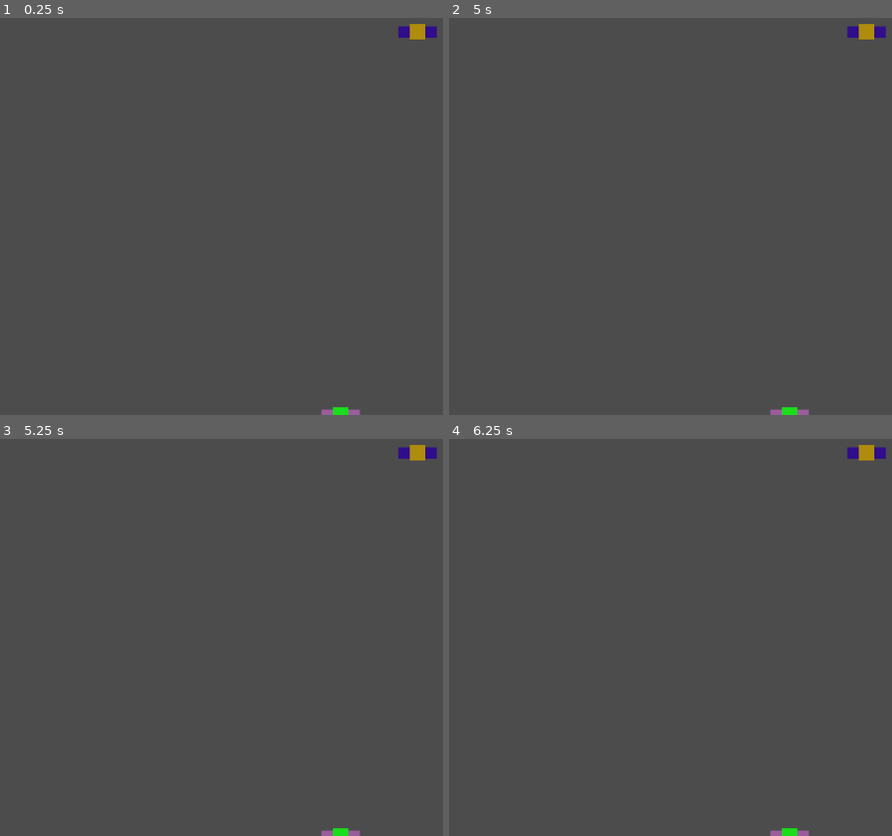
Above: before the commit, frames 1-4 (two rows, left to right).
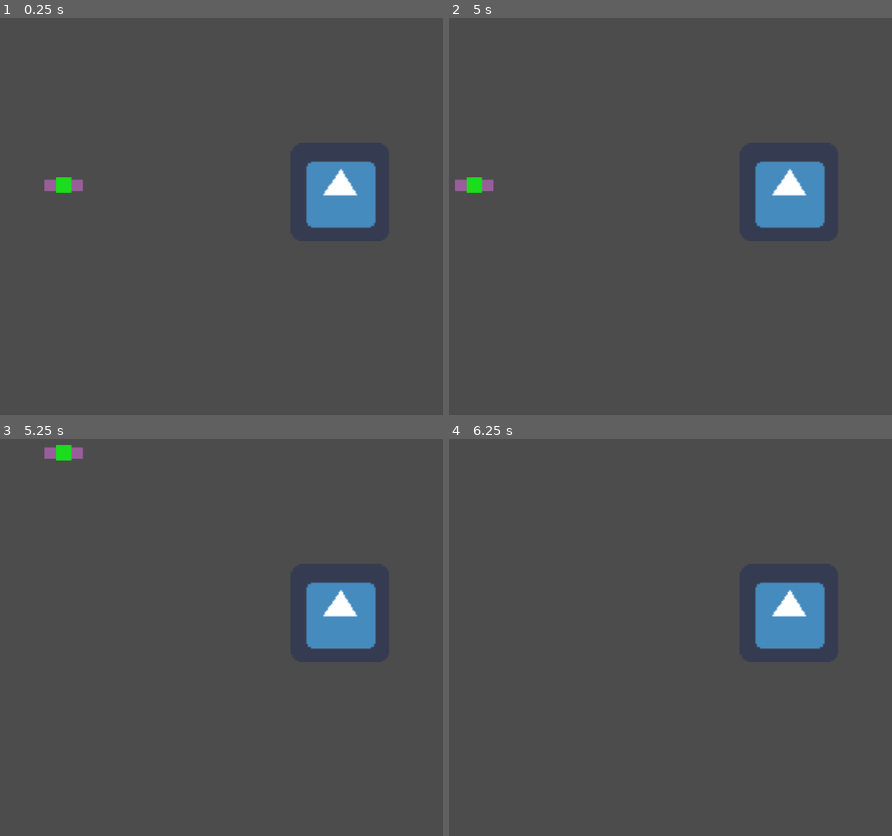
Above: after the commit, the same moments.

Repository: Birath/home-is-where-my-bed-is
Game: Godot game, scene res://ai/ai_test_scene.tscn
The game is run twice, just before and just after one commit, with the same random seed, the same clock (stepped at 60 frames per second) and the same inputs. This scene is started directly instead of the project's main scene. The engine's default icon, where the game draws it, is replaced by a stand-in: a white triangle on a blue panel in a dark square.
Inputs:
- Up to frame 1 (0.25 s): no input
- Up to frame 2 (5 s): tap Enter at 0.5, 2, 3.5 s; hold D (player_right) 0.53-1.28 s; hold E (player_interact) 0.53-1.28 s; tap Space at 1.25, 2.75, 4.25 s; hold S (player_down) 1.28-2.03 s; tap E (player_interact) at 1.35, 2.85, 4.35 s; hold D (player_right) 2.03-2.78 s; hold E (player_interact) 2.03-2.78 s; hold W (player_up) 2.78-3.53 s; hold E (player_interact) 3.53-4.28 s; hold A (player_left) from 3.53 s (still down)
- Up to frame 3 (5.25 s): release A (player_left) at 5.03 s; hold S (player_down) from 5.03 s (still down); hold E (player_interact) from 5.03 s (still down)
- Up to frame 4 (6.25 s): release S (player_down) at 5.78 s; release E (player_interact) at 5.78 s; hold D (player_right) from 5.78 s (still down); tap E (player_interact) at 5.85 s

The runs differ from the first frame. In frame 1, 3.4% of the frame differs, in the area x 10-99%, y 1-100%; in frame 2, 3.4%; in frame 3, 3.4%; in frame 4, 3.1%.

Commit message:
player update

Diff:
--- a/Player.gd
+++ b/Player.gd
@@ -1,6 +1,6 @@
 extends KinematicBody2D
 
-export (int) var speed = 300;
+export (int) var speed = 50;
 
 var velocity = Vector2()
 
@@ -21,10 +21,11 @@
 		velocity.x += 1
 	velocity = velocity.normalized() * speed
 
-	if Input.is_action_pressed('player_interact'):
+	if Input.is_action_just_pressed('player_interact'):
 		for body in $InteractArea.get_overlapping_bodies():
 			if body.is_in_group("npc"):
 				body.interact_with()
+				break
 
 func _process(delta):
 	get_input()
--- a/Player.tscn
+++ b/Player.tscn
@@ -6,14 +6,14 @@
 [sub_resource type="RectangleShape2D" id=1]
 
 custom_solver_bias = 0.0
-extents = Vector2( 29.5034, 29.3025 )
+extents = Vector2( 2.5, 1 )
 
 [sub_resource type="CircleShape2D" id=2]
 
 custom_solver_bias = 0.0
 radius = 72.3492
 
-[node name="Player" type="KinematicBody2D" index="0" groups=[
+[node name="Player" type="KinematicBody2D" groups=[
 "player",
 ]]
 
@@ -23,7 +23,7 @@
 collision/safe_margin = 0.08
 script = ExtResource( 1 )
 _sections_unfolded = [ "Material" ]
-speed = 300
+speed = 50
 
 [node name="PlayerShape" type="CollisionShape2D" parent="." index="0"]
 
@@ -32,7 +32,9 @@
 
 [node name="PlayerSprite" type="Sprite" parent="." index="1"]
 
+scale = Vector2( 0.1, 0.1 )
 texture = ExtResource( 2 )
+_sections_unfolded = [ "Transform" ]
 
 [node name="InteractArea" type="Area2D" parent="." index="2"]
 
@@ -46,4 +48,6 @@
 
 [node name="InteractShape" type="CollisionShape2D" parent="InteractArea" index="0"]
 
+scale = Vector2( 0.2, 0.2 )
 shape = SubResource( 2 )
+_sections_unfolded = [ "Transform" ]
--- a/ai/ai_test_scene.tscn
+++ b/ai/ai_test_scene.tscn
@@ -1,15 +1,22 @@
-[gd_scene load_steps=3 format=2]
+[gd_scene load_steps=4 format=2]
 
 [ext_resource path="res://ai/ai_test_scene.gd" type="Script" id=1]
 [ext_resource path="res://ai/walking_ai.tscn" type="PackedScene" id=2]
+[ext_resource path="res://Player.tscn" type="PackedScene" id=3]
 
 [node name="Node2D" type="Node2D" index="0"]
 
 script = ExtResource( 1 )
 Ai = ExtResource( 2 )
 
-[node name="Camera2D" type="Camera2D" parent="." index="0"]
+[node name="Player" parent="." index="0" instance=ExtResource( 3 )]
 
+position = Vector2( 17.9737, 15.4721 )
+
+[node name="Camera2D" type="Camera2D" parent="Player" index="3"]
+
+position = Vector2( -17.9737, -15.4721 )
+offset = Vector2( 18, 15 )
 anchor_mode = 1
 rotating = false
 current = true
@@ -22,13 +29,14 @@
 drag_margin_h_enabled = true
 drag_margin_v_enabled = true
 smoothing_enabled = false
-smoothing_speed = 5.0
+smoothing_speed = 8.0
 offset_v = 0.0
 offset_h = 0.0
-drag_margin_left = 0.2
-drag_margin_top = 0.2
-drag_margin_right = 0.2
-drag_margin_bottom = 0.2
+drag_margin_left = 0.0
+drag_margin_top = 0.0
+drag_margin_right = 0.0
+drag_margin_bottom = 0.0
 editor_draw_screen = true
 editor_draw_limits = false
 editor_draw_drag_margin = false
+_sections_unfolded = [ "Smoothing" ]
